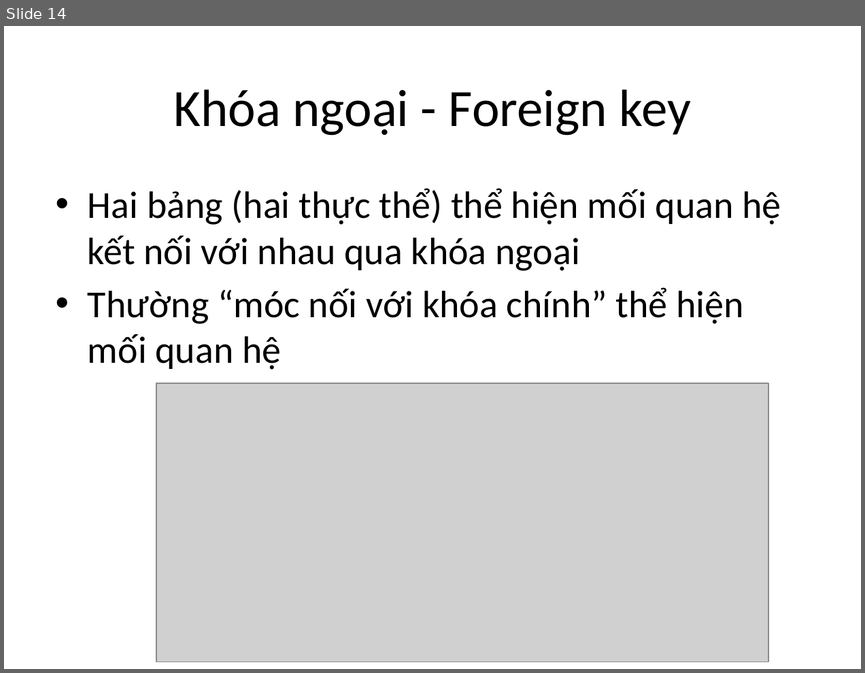
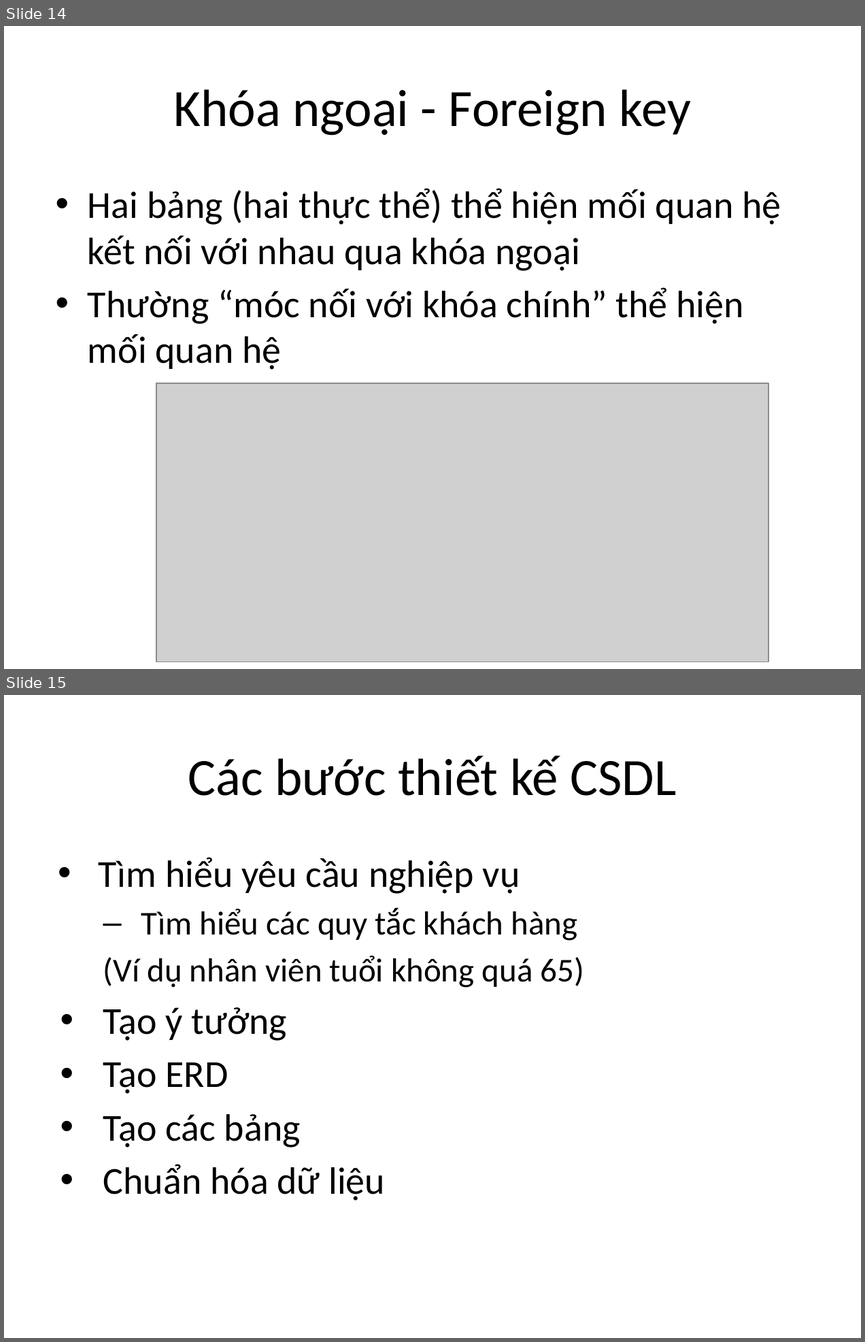
Before and after one commit to phithanh97cs/T3H, a slide deck: Database/RDBMS/2. Thiết kế CSDL.pptx. Shown one above the other, each under a label of ours: slide 14 before the commit, slides 14 and 15 after it. The pictures are 865x673 and 865x1342 pixels, drawn with LibreOffice and Linux fonts; fonts in the diff are those of the drawing; grey boxes stand for pictures. Boxes give left, top, right and bottom in pixels: in the first picture for what was removed or moved away, otherwise in the second. Text is boxed around its words. In the diff, an @@ line names an element or a change of style, - is before the commit and + after.

```diff
--- a/Database/RDBMS/2. Thiết kế CSDL.pptx
+++ b/Database/RDBMS/2. Thiết kế CSDL.pptx
@@ slide 15 added at [4, 695, 861, 1338], background #FFFFFF @@
@@ title added at [188, 756, 676, 796], 44 pt, text #000000 @@
+Các bước thiết kế CSDL
@@ text added at [99, 857, 584, 1200], 32 pt, text #000000 @@
+• Tìm hiểu yêu cầu nghiệp vụ
+  – Tìm hiểu các quy tắc khách hàng
+  (Ví dụ nhân viên tuổi không quá 65)
+• Tạo ý tưởng
+• Tạo ERD
+• Tạo các bảng
+• Chuẩn hóa dữ liệu
```
Also in this commit, not shown: 6 other slides added.
